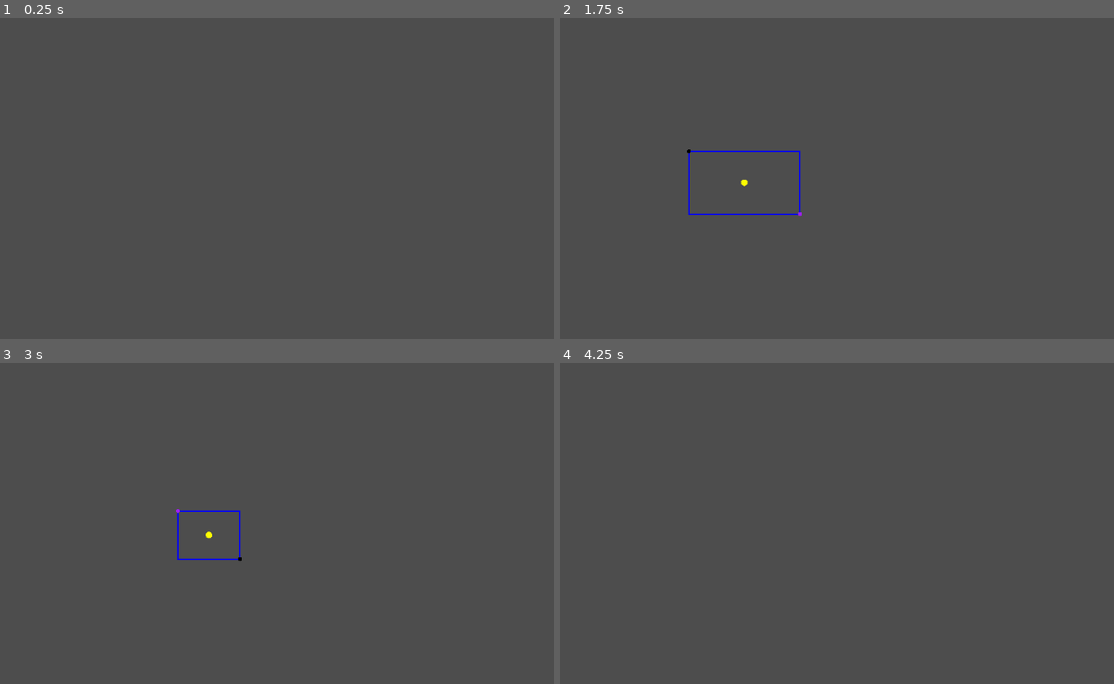
Above: before the commit, frames 1-4 (two rows, left to right).
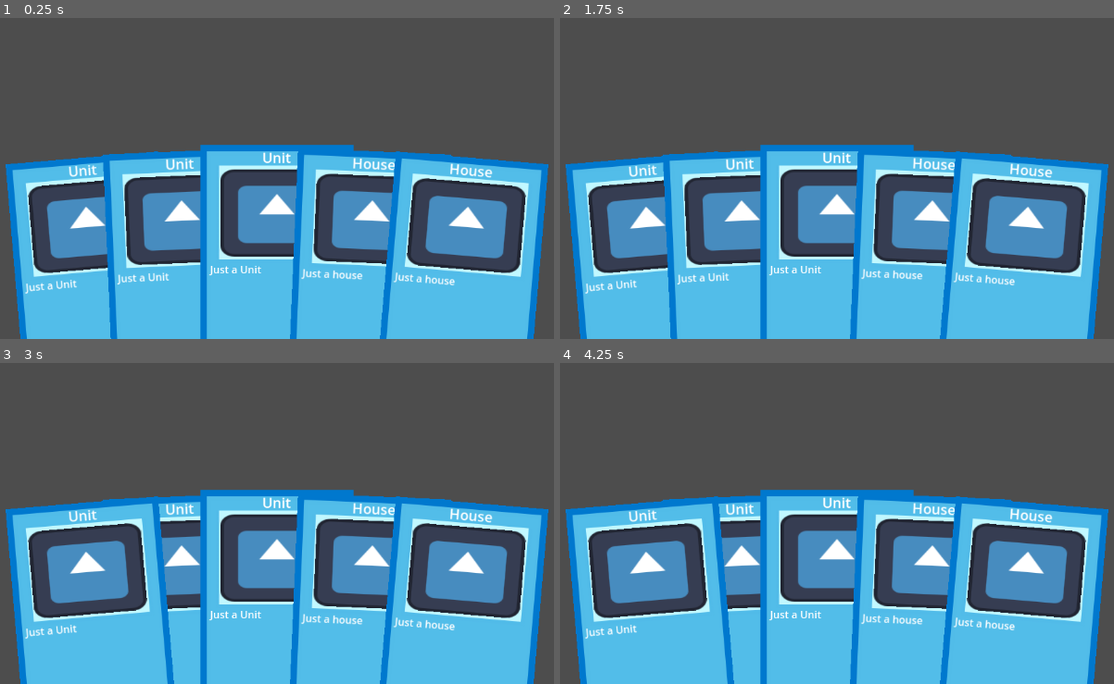
Above: after the commit, the same moments.

Repository: stranker/cardgame
Game: Godot game, scene res://Scenes/test_scene.tscn
Two runs of this game, one before a commit and one after it. Both use one fixed random seed, a clock stepped at 60 frames per second and the inputs below. The engine's default icon, where the game draws it, is replaced by a stand-in: a white triangle on a blue panel in a dark square.
Inputs (mouse positions are in pixels of both pictures, inside the frame that each line leads up to):
- Up to frame 1 (0.25 s): no input
- Up to frame 2 (1.75 s): tap Enter at 0.5 s; move the mouse to (997, 111) at 0.52 s; click (997, 111) at 0.6 s; tap Space at 1.25 s; drag from (687, 152) to (798, 213) at 1.27 s
- Up to frame 3 (3 s): move the mouse to (349, 385) at 2.02 s; click (349, 385) at 2.1 s; tap Enter at 2.75 s; drag from (238, 558) to (55, 414) at 2.77 s
- Up to frame 4 (4.25 s): move the mouse to (1058, 539) at 3.52 s; click (1058, 539) at 3.6 s

The runs differ from the first frame. In frame 1, 48% of the frame differs, in the area x 1-99%, y 39-100%; in frame 2, 48%; in frame 3, 48%; in frame 4, 48%.
Error before the commit: Parse Error: Preload file "res://Objects/card.tscn" does not exist. (res://Objects/card_holder.gd:5)

Commit message:
Modify card.tscn

Diff:
--- a/CardGame/Objects/Cards/card.gd
+++ b/CardGame/Objects/Cards/card.gd
@@ -12,6 +12,7 @@
 
 enum MovementState { IDLE, DRAG }
 enum PickState { DISABLED, ENABLED }
+
 @export var movement_state : MovementState = MovementState.IDLE
 @export var pick_state : PickState = PickState.ENABLED
 @export var interact_area : Area2D
@@ -31,7 +32,6 @@
 
 func set_data(new_card_data : CardData):
 	card_data = new_card_data
-	#$Visual/Background.texture = card_data.card_background
 	card_image.texture = card_data.card_image
 	card_name.text = card_data.card_name
 	card_description.text = card_data.card_description
@@ -39,17 +39,6 @@
 
 func get_size_x():
 	return background.texture.get_size().x
-
-func _on_interact_area_mouse_entered():
-	if pick_state == PickState.DISABLED: return
-	anim.play("Highlighted")
-	card_highlighted.emit(self)
-	pass # Replace with function body.
-
-func _on_interact_area_mouse_exited():
-	if pick_state == PickState.DISABLED: return
-	anim.play_backwards("Highlighted")
-	pass # Replace with function body.
 
 func _on_interact_area_input_event(viewport, event : InputEvent, shape_idx):
 	if pick_state == PickState.DISABLED: return
@@ -105,3 +94,16 @@
 	tween.play()
 	pick_state = PickState.ENABLED
 	pass
+
+
+func _on_interact_mouse_entered():
+	if pick_state == PickState.DISABLED: return
+	anim.play("Highlighted")
+	card_highlighted.emit(self)
+	pass # Replace with function body.
+
+
+func _on_interact_mouse_exited():
+	if pick_state == PickState.DISABLED: return
+	anim.play_backwards("Highlighted")
+	pass # Replace with function body.
--- a/CardGame/Objects/Cards/card.tscn
+++ b/CardGame/Objects/Cards/card.tscn
@@ -8,10 +8,104 @@
 
 [sub_resource type="LabelSettings" id="LabelSettings_fakbd"]
 
-[node name="Card" type="Node2D" node_paths=PackedStringArray("background", "anim", "card_image", "card_name", "card_description")]
+[sub_resource type="Animation" id="Animation_ma6nw"]
+resource_name = "Highlighted"
+length = 0.2
+tracks/0/type = "value"
+tracks/0/imported = false
+tracks/0/enabled = true
+tracks/0/path = NodePath("Background:position")
+tracks/0/interp = 1
+tracks/0/loop_wrap = true
+tracks/0/keys = {
+"times": PackedFloat32Array(0, 0.2),
+"transitions": PackedFloat32Array(0.5, 1),
+"update": 0,
+"values": [Vector2(0, 0), Vector2(0, -64)]
+}
+tracks/1/type = "value"
+tracks/1/imported = false
+tracks/1/enabled = true
+tracks/1/path = NodePath("Background:scale")
+tracks/1/interp = 1
+tracks/1/loop_wrap = true
+tracks/1/keys = {
+"times": PackedFloat32Array(0, 0.2),
+"transitions": PackedFloat32Array(0.5, 1),
+"update": 0,
+"values": [Vector2(1, 1), Vector2(1.2, 1.2)]
+}
+
+[sub_resource type="Animation" id="Animation_iywdm"]
+length = 0.001
+tracks/0/type = "value"
+tracks/0/imported = false
+tracks/0/enabled = true
+tracks/0/path = NodePath("Background:position")
+tracks/0/interp = 1
+tracks/0/loop_wrap = true
+tracks/0/keys = {
+"times": PackedFloat32Array(0),
+"transitions": PackedFloat32Array(1),
+"update": 0,
+"values": [Vector2(0, 0)]
+}
+tracks/1/type = "value"
+tracks/1/imported = false
+tracks/1/enabled = true
+tracks/1/path = NodePath("Background:scale")
+tracks/1/interp = 1
+tracks/1/loop_wrap = true
+tracks/1/keys = {
+"times": PackedFloat32Array(0),
+"transitions": PackedFloat32Array(1),
+"update": 0,
+"values": [Vector2(1, 1)]
+}
+
+[sub_resource type="Animation" id="Animation_a2js3"]
+resource_name = "Disabled"
+length = 0.2
+tracks/0/type = "value"
+tracks/0/imported = false
+tracks/0/enabled = true
+tracks/0/path = NodePath("Background:position")
+tracks/0/interp = 1
+tracks/0/loop_wrap = true
+tracks/0/keys = {
+"times": PackedFloat32Array(0, 0.2),
+"transitions": PackedFloat32Array(0.5, 1),
+"update": 0,
+"values": [Vector2(0, 0), Vector2(0, 96)]
+}
+tracks/1/type = "value"
+tracks/1/imported = false
+tracks/1/enabled = true
+tracks/1/path = NodePath("Background:scale")
+tracks/1/interp = 1
+tracks/1/loop_wrap = true
+tracks/1/keys = {
+"times": PackedFloat32Array(0, 0.2),
+"transitions": PackedFloat32Array(0.5, 1),
+"update": 0,
+"values": [Vector2(1, 1), Vector2(0.8, 0.8)]
+}
+
+[sub_resource type="AnimationLibrary" id="AnimationLibrary_amtiw"]
+_data = {
+"Disabled": SubResource("Animation_a2js3"),
+"Highlighted": SubResource("Animation_ma6nw"),
+"RESET": SubResource("Animation_iywdm")
+}
+
+[sub_resource type="RectangleShape2D" id="RectangleShape2D_o7baq"]
+size = Vector2(240, 336)
+
+[node name="Card" type="Node2D" node_paths=PackedStringArray("background", "anim", "interact_area", "card_image", "card_name", "card_description")]
 script = ExtResource("1_n73t1")
 background = NodePath("Background")
 anim = NodePath("Anim")
+interact_area = NodePath("Interact")
 card_image = NodePath("Background/Control/Image")
 card_name = NodePath("Background/Control/Name")
 card_description = NodePath("Background/Control/Description")
@@ -70,3 +164,15 @@
 label_settings = SubResource("LabelSettings_fakbd")
 
 [node name="Anim" type="AnimationPlayer" parent="."]
+libraries = {
+"": SubResource("AnimationLibrary_amtiw")
+}
+
+[node name="Interact" type="Area2D" parent="."]
+
+[node name="CollisionShape2D" type="CollisionShape2D" parent="Interact"]
+shape = SubResource("RectangleShape2D_o7baq")
+debug_color = Color(0.777447, 0.136132, 1, 0.42)
+
+[connection signal="mouse_entered" from="Interact" to="." method="_on_interact_mouse_entered"]
+[connection signal="mouse_exited" from="Interact" to="." method="_on_interact_mouse_exited"]
--- a/CardGame/Objects/card_holder.gd
+++ b/CardGame/Objects/card_holder.gd
@@ -2,7 +2,7 @@
 
 class_name CardHolder
 
-@onready var card_scene = preload("res://Objects/card.tscn")
+@onready var card_scene = preload("res://Objects/Cards/card.tscn")
 @export var cards_offset_x : float = 20
 @export var cards_parent : Node2D
 var cards : Array[Card]
Not shown: 1 places in CardGame/Objects/Cards/card.tscn that only renumber resources
